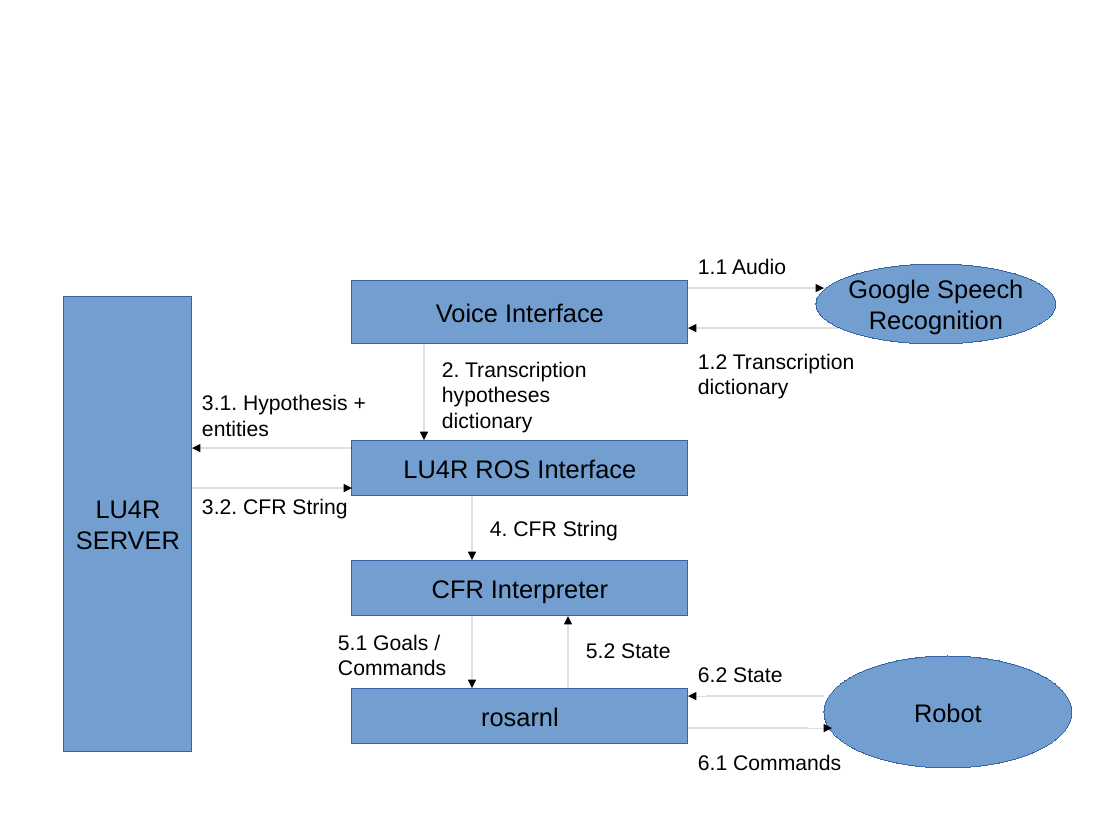
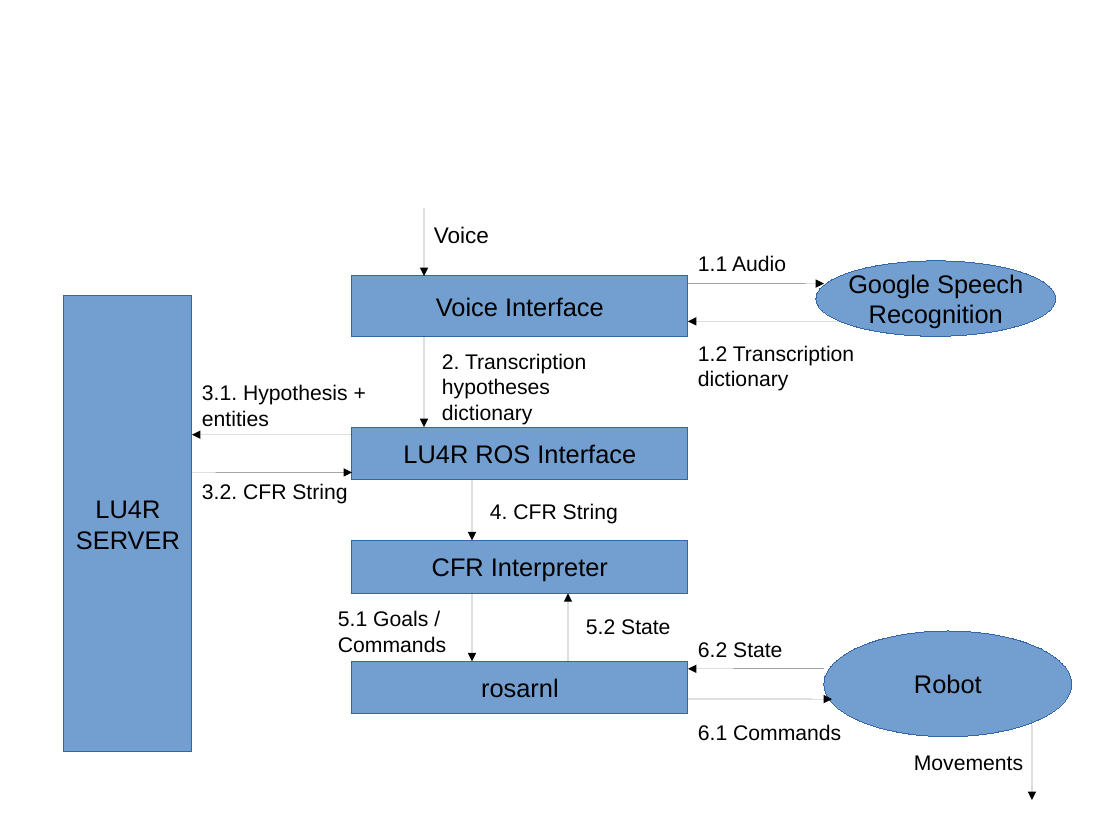
Before and after one commit to Crantor/lu4r_ros_interface, a slide deck: slide 1 of setup/communication_scheme.pptx. Drawn at 1120x840 pixels with LibreOffice and Linux fonts; fonts in the diff are those of the drawing. Boxes give left, top, right and bottom in pixels: in the first picture for what was removed or moved away, otherwise in the second. Text is boxed around its words. In the diff, an @@ line names an element or a change of style, - is before the commit and + after.

```diff
--- a/setup/communication_scheme.pptx
+++ b/setup/communication_scheme.pptx
@@ arrow added from (424, 208) to (424, 276), #000000 0.75 pt @@
@@ text added at <box>434,226,489,244</box>, 16 pt, text #000000 @@
+Voice
@@ ellipse "Google Speech": place and size @@
-ellipse "Google Speech" at <box>816,264,1056,345</box>
+ellipse "Google Speech" at <box>816,261,1056,336</box>
@@ rectangle "Voice Interface": place and size @@
-rectangle "Voice Interface" at <box>352,281,688,345</box>
+rectangle "Voice Interface" at <box>352,276,688,336</box>
@@ arrow moved from (688, 288) - (824, 289) to (688, 284) - (824, 284) @@
@@ arrow moved from (841, 328) - (688, 328) to (841, 321) - (688, 321) @@
@@ arrow moved from (424, 345) - (424, 440) to (424, 336) - (424, 427) @@
@@ text "2. Transcription hypotheses dictionary": place and size @@
-text "2. Transcription hypotheses dictionary" at <box>442,361,586,433</box>
+text "2. Transcription hypotheses dictionary" at <box>442,353,586,425</box>
@@ text "1.2 Transcription dictionary": place and size @@
-text "1.2 Transcription dictionary" at <box>698,353,854,399</box>
+text "1.2 Transcription dictionary" at <box>698,345,854,391</box>
@@ text "3.1. Hypothesis + entities": place and size @@
-text "3.1. Hypothesis + entities" at <box>202,394,348,437</box>
+text "3.1. Hypothesis + entities" at <box>202,384,348,427</box>
@@ text "3.2. CFR String": place and size @@
-text "3.2. CFR String" at <box>202,498,347,519</box>
+text "3.2. CFR String" at <box>202,483,347,504</box>
@@ 3 arrows, 1 rectangle, 1 text: place and size @@
-3 arrows, 1 rectangle, 1 text at <box>192,440,688,560</box>
+3 arrows, 1 rectangle, 1 text at <box>192,427,688,541</box>
@@ rectangle "CFR Interpreter": place and size @@
-rectangle "CFR Interpreter" at <box>352,560,688,616</box>
+rectangle "CFR Interpreter" at <box>352,541,688,594</box>
@@ arrow moved from (473, 616) - (473, 688) to (473, 594) - (473, 662) @@
@@ arrow moved from (568, 688) - (568, 616) to (568, 662) - (568, 594) @@
@@ ellipse "Robot": place and size @@
-ellipse "Robot" at <box>824,657,1072,768</box>
+ellipse "Robot" at <box>824,631,1072,737</box>
@@ rectangle "rosarnl": place and size @@
-rectangle "rosarnl" at <box>352,688,688,744</box>
+rectangle "rosarnl" at <box>352,662,688,714</box>
@@ 3 texts, 1 arrow: place and size @@
-3 texts, 1 arrow at <box>338,634,824,696</box>
+3 texts, 1 arrow at <box>338,610,824,669</box>
@@ text "6.1 Commands": place and size @@
-text "6.1 Commands" at <box>698,754,841,771</box>
+text "6.1 Commands" at <box>698,724,841,741</box>
@@ arrow moved from (688, 729) - (832, 729) to (688, 699) - (832, 699) @@
@@ arrow added from (1033, 721) to (1033, 800), #000000 0.75 pt @@
@@ text added at <box>914,755,1023,771</box>, 15 pt, text #000000 @@
+Movements
```
Also in this commit, not shown: 1 other file.
